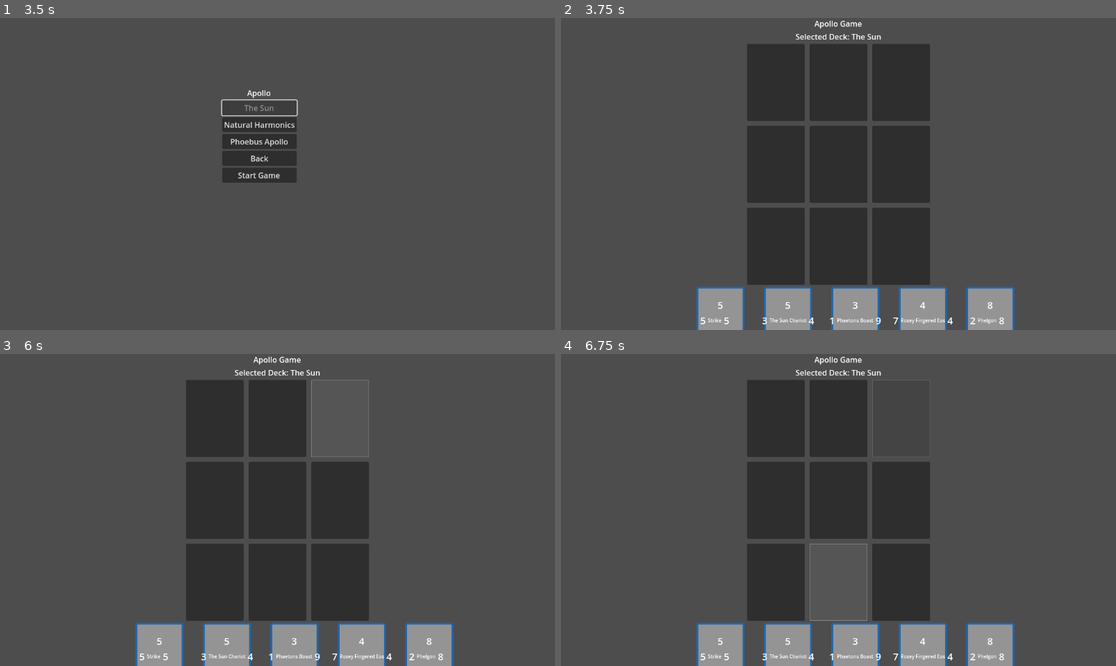
Above: before the commit, frames 1-4 (two rows, left to right).
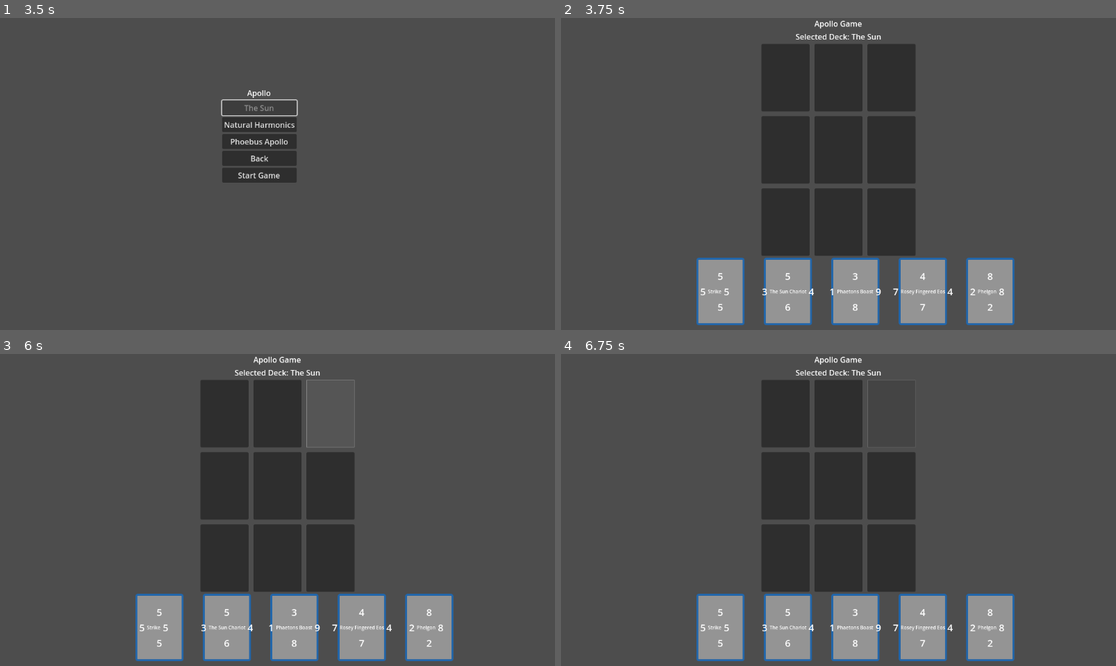
Above: after the commit, the same moments.

Repository: leslieharding/Mnemosyne
Game: Godot game, scene res://Scenes/MainMenu.tscn
Two runs of this game, one before a commit and one after it. Both use one fixed random seed, a clock stepped at 60 frames per second and the inputs below. Before the commit the project has no main scene; this scene is started directly in both runs.
Inputs (mouse positions are in pixels of both pictures, inside the frame that each line leads up to):
- Up to frame 1 (3.5 s): click "New Game" at 0.5 s; click "New Game" at 1.25 s; click "Apollo" at 2 s; click "The Sun" at 2.75 s
- Up to frame 2 (3.75 s): click "Start Game" at 3.5 s
- Up to frame 3 (6 s): tap Enter (ui_accept) at 4.25, 4.52, 5, 5.27, 5.75 s; move the mouse to (399, 494) at 4.27 s; hold Right (ui_right) 4.28-5.03 s; click (399, 494) at 4.42 s; move the mouse to (166, 525) at 5.02 s; hold Down (ui_down) 5.03-5.78 s; move the mouse to (333, 441) at 5.77 s; hold Right (ui_right) from 5.78 s (still down)
- Up to frame 4 (6.75 s): tap Enter (ui_accept) at 6.5 s; move the mouse to (810, 572) at 6.52 s; release Right (ui_right) at 6.53 s; hold Up (ui_up) from 6.53 s (still down); click (810, 572) at 6.67 s

Frame 1 is identical in both runs. In frame 2, 14% of the frame differs, in the area x 24-82%, y 8-100%; in frame 3, 13%; in frame 4, 14%.

Commit message:
x
x

Diff:
--- a/Scripts/apollo_game.gd
+++ b/Scripts/apollo_game.gd
@@ -241,7 +241,7 @@
 	for i in range(grid_size * grid_size):
 		var slot = Panel.new()
 		# Increase the slot size to better fit cards
-		slot.custom_minimum_size = Vector2(120, 160)  # Larger size to accommodate cards
+		slot.custom_minimum_size = Vector2(100, 140)  # Larger size to accommodate cards
 		slot.name = "Slot" + str(i)
 
 		# Add some margin to the grid container
--- a/project.godot
+++ b/project.godot
@@ -11,6 +11,7 @@
 [application]
 
 config/name="Keep On Practicing"
+run/main_scene="uid://4t57vaokc158"
 config/features=PackedStringArray("4.4", "Mobile")
 
 [autoload]
